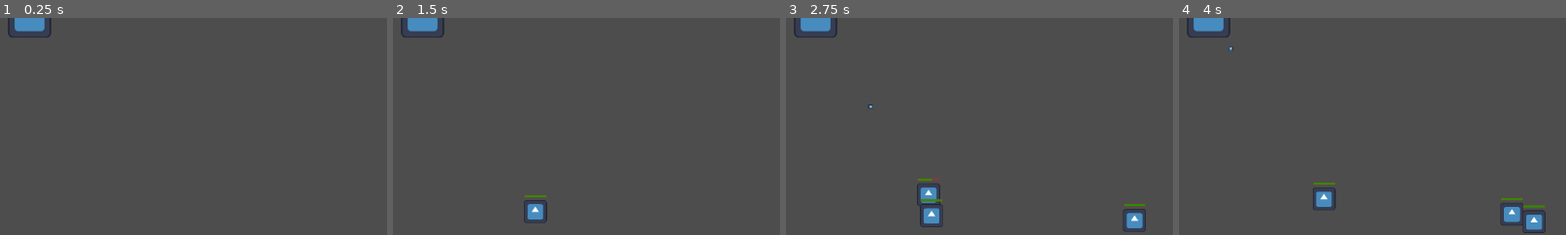
Above: before the commit, frames 1-4 (left to right).
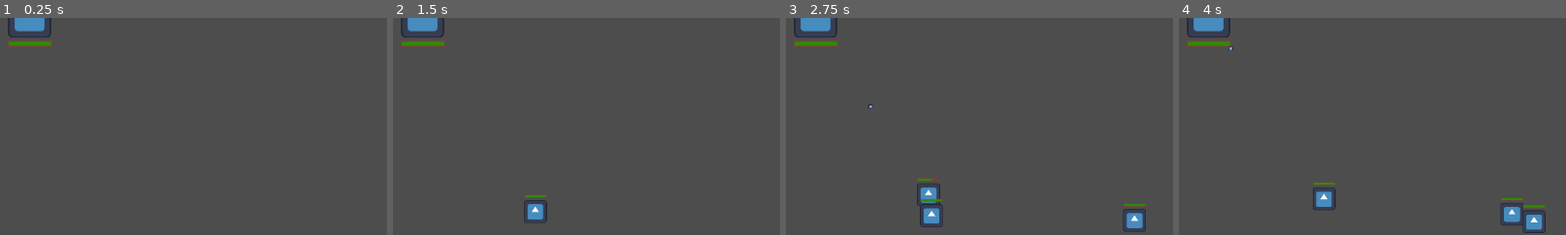
Above: after the commit, the same moments.

Repository: romaindurand/godot-tower-defense
Game: Godot game, scene res://scenes/game.tscn
The game is run twice, just before and just after one commit, with the same random seed, the same clock (stepped at 60 frames per second) and the same inputs. The engine's default icon, where the game draws it, is replaced by a stand-in: a white triangle on a blue panel in a dark square.
Inputs:
- Up to frame 1 (0.25 s): no input
- Up to frame 2 (1.5 s): tap Enter at 0.5 s
- Up to frame 3 (2.75 s): no input
- Up to frame 4 (4 s): no input
The pictures show only the part of the screen within x 46-96%, y 50-100%; the shares and areas given below are measured in that part.

The runs differ from the first frame. In frame 1, 0.4% of the frame differs, in the area x 2-14%, y 10-14%; in frame 2, 0.4%; in frame 3, 0.4%; in frame 4, 0.4%.

Commit message:
add HealthComponent and HealthBar to Tower

Diff:
--- a/scenes/enemy.tscn
+++ b/scenes/enemy.tscn
@@ -11,7 +11,10 @@
 [sub_resource type="CircleShape2D" id="CircleShape2D_md0e3"]
 radius = 36.013885
 
-[node name="Enemy" type="Node2D" unique_id=489111582]
+[sub_resource type="RectangleShape2D" id="RectangleShape2D_c4w8v"]
+size = Vector2(62, 62)
+
+[node name="Enemy" type="CharacterBody2D" unique_id=130768671]
 script = ExtResource("1_md0e3")
 
 [node name="Sprite2D" type="Sprite2D" parent="." unique_id=1028178983]
@@ -21,7 +24,7 @@
 
 [node name="Area2D" type="Area2D" parent="." unique_id=975160072]
 
-[node name="CollisionShape2D" type="CollisionShape2D" parent="Area2D" unique_id=2038254035]
+[node name="HitBox" type="CollisionShape2D" parent="Area2D" unique_id=2038254035]
 shape = SubResource("CircleShape2D_md0e3")
 
 [node name="MoveComponent" type="Node2D" parent="." unique_id=1390479406 node_paths=PackedStringArray("nav_agent")]
@@ -42,5 +45,8 @@
 offset_bottom = -1.0
 health_component = NodePath("../HealthComponent")
 
+[node name="HurtBox" type="CollisionShape2D" parent="." unique_id=2093172411]
+shape = SubResource("RectangleShape2D_c4w8v")
+
 [connection signal="body_entered" from="Area2D" to="." method="_on_area_2d_body_entered"]
 [connection signal="died" from="HealthComponent" to="." method="_on_health_component_died"]
--- a/scenes/tower.tscn
+++ b/scenes/tower.tscn
@@ -2,11 +2,13 @@
 
 [ext_resource type="Texture2D" uid="uid://b8gkkrqawyomq" path="res://assets/icon.svg" id="1_2x682"]
 [ext_resource type="Script" uid="uid://cgoopqh7ko4qf" path="res://scripts/tower.gd" id="1_ay4al"]
+[ext_resource type="Script" uid="uid://didc2dnro26km" path="res://components/health.gd" id="3_qrbg1"]
+[ext_resource type="PackedScene" uid="uid://djs0e3txn5vq4" path="res://scenes/health_bar.tscn" id="4_jfguu"]
 
 [sub_resource type="RectangleShape2D" id="RectangleShape2D_2x682"]
 size = Vector2(128, 128)
 
-[node name="Tower" type="StaticBody2D" unique_id=2000626869]
+[node name="Tower" type="Area2D" unique_id=2075904578]
 script = ExtResource("1_ay4al")
 
 [node name="Sprite2D" type="Sprite2D" parent="." unique_id=1041976444]
@@ -19,4 +21,16 @@
 wait_time = 0.766
 autostart = true
 
+[node name="HealthComponent" type="Node" parent="." unique_id=130472284]
+script = ExtResource("3_qrbg1")
+metadata/_custom_type_script = "uid://didc2dnro26km"
+
+[node name="HealthBar" parent="." unique_id=1619890597 node_paths=PackedStringArray("health_component") instance=ExtResource("4_jfguu")]
+offset_top = 170.0
+offset_bottom = 170.0
+scale = Vector2(2, 2)
+health_component = NodePath("../HealthComponent")
+
+[connection signal="body_entered" from="." to="." method="_on_body_entered"]
 [connection signal="timeout" from="ShootTimer" to="." method="_on_timer_timeout"]
+[connection signal="died" from="HealthComponent" to="." method="_on_health_component_died"]
--- a/scripts/enemy.gd
+++ b/scripts/enemy.gd
@@ -1,12 +1,13 @@
-class_name Enemy extends Node2D
+class_name Enemy extends CharacterBody2D
 @onready var move_component: MoveComponent = $MoveComponent
 @onready var navigation_agent_2d: NavigationAgent2D = $NavigationAgent2D
 @onready var health_component: HealthComponent = $HealthComponent
 
 # Called when the node enters the scene tree for the first time.
 func _ready() -> void:
-	navigation_agent_2d.target_position = get_parent().get_node_or_null("Tower").global_position
-	print(navigation_agent_2d.target_position)
+	var tower = get_parent().get_node_or_null("Tower")
+	if is_instance_valid(tower):
+		navigation_agent_2d.target_position = tower.global_position
 
 func _on_area_2d_body_entered(body: Node2D) -> void:
 	if body is Bullet:
--- a/scripts/tower.gd
+++ b/scripts/tower.gd
@@ -1,15 +1,7 @@
-extends StaticBody2D
+extends Area2D
 
 const bullet_scene: PackedScene = preload("res://scenes/bullet.tscn")
-# Called when the node enters the scene tree for the first time.
-func _ready() -> void:
-	pass # Replace with function body.
-
-
-# Called every frame. 'delta' is the elapsed time since the previous frame.
-func _process(delta: float) -> void:
-	pass
-
+@onready var health_component: HealthComponent = $HealthComponent
 
 func _on_timer_timeout() -> void:
 	var closest_enemy = find_closest_enemy()
@@ -36,8 +28,20 @@
 	var closest: Enemy = null
 	var closest_distance: float = INF
 	for enemy in game.enemies:
+		if not is_instance_valid(enemy):
+			continue
 		var distance = global_position.distance_to(enemy.global_position)
 		if distance < closest_distance:
 			closest_distance = distance
 			closest = enemy
 	return closest
+
+
+func _on_body_entered(body: Node2D) -> void:
+	if body is Enemy:
+		health_component.damage(10)
+		body.queue_free()
+
+
+func _on_health_component_died() -> void:
+	queue_free()
